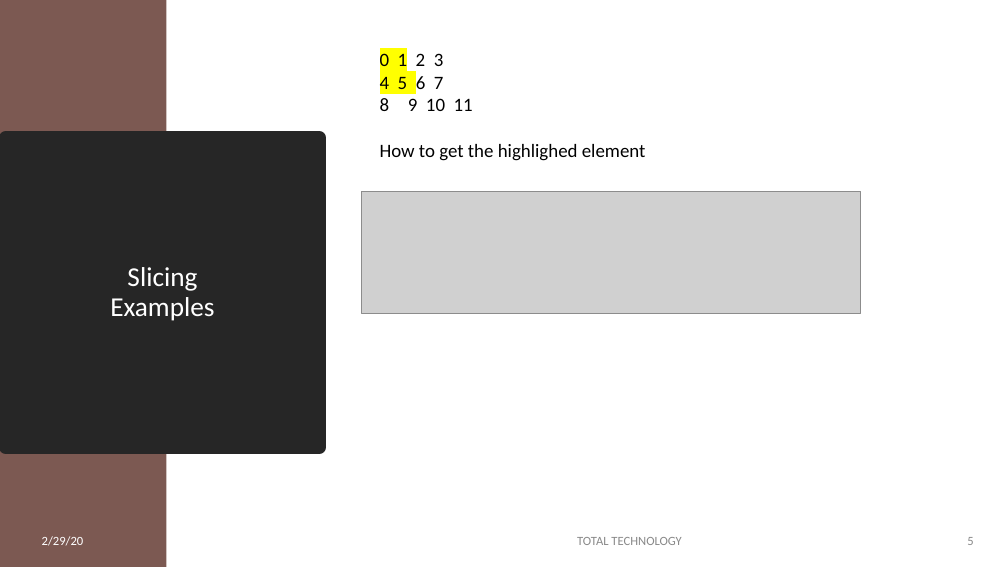
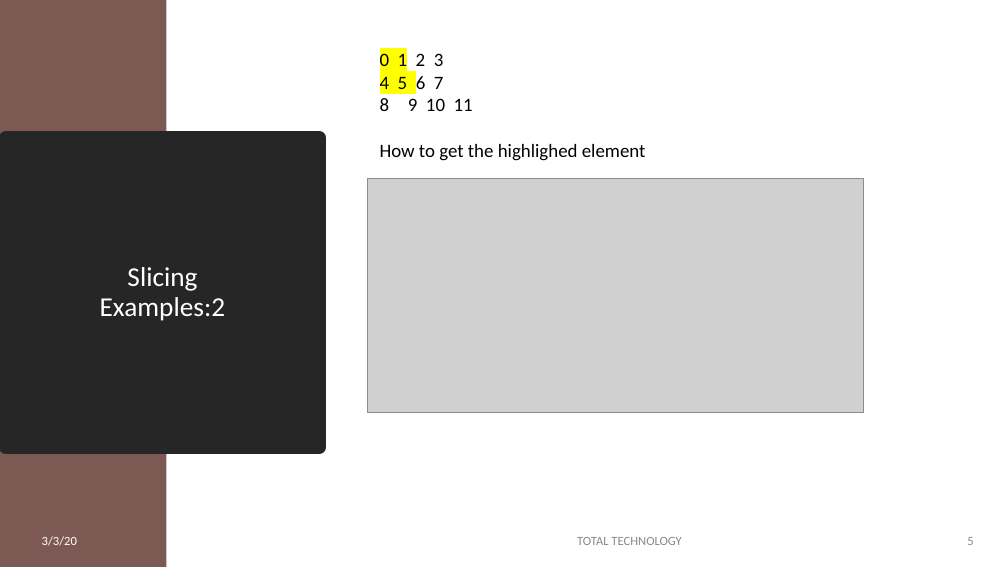
Before and after one commit to ujjwalvats16/source, a slide deck: slide 5 of NUMPY_TUTORIAL_8_SLIDE.pptx. Drawn at 1008x567 pixels with LibreOffice and Linux fonts; fonts in the diff are those of the drawing; grey boxes stand for pictures. Boxes give left, top, right and bottom in pixels: in the first picture for what was removed or moved away, otherwise in the second. Text is boxed around its words. In the diff, an @@ line names an element or a change of style, - is before the commit and + after.

```diff
--- a/NUMPY_TUTORIAL_8_SLIDE.pptx
+++ b/NUMPY_TUTORIAL_8_SLIDE.pptx
@@ picture: place and size @@
-picture at bbox=[361, 191, 861, 313]
+picture at bbox=[368, 178, 864, 413]
@@ title at bbox=[100, 267, 225, 321]: text changed @@
-Slicing
-Examples
+Slicing
+Examples:2
@@ text at bbox=[42, 536, 77, 546]: text changed @@
-2/29/20
+3/3/20
```
Also in this commit, not shown: 7 other slides changed, 1 other file.
